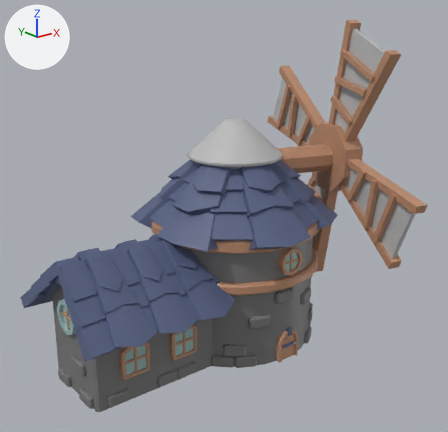
Renders of the FBX model public/data/asset-resources/Windmill.fbx from each side of a commit.
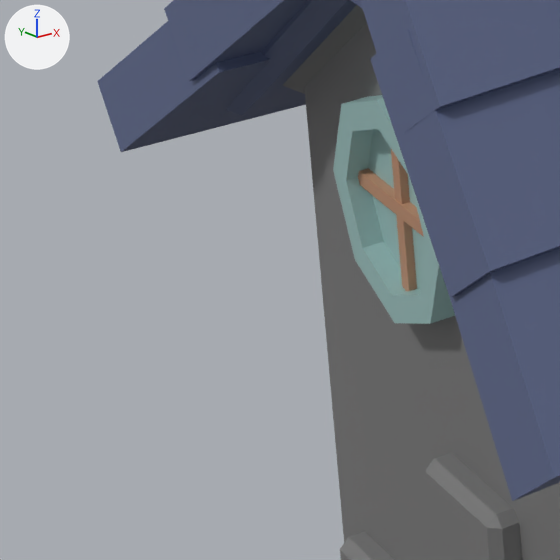
Each version appears first whole from a 50 mm camera at (-4.06, -4.81, 3.31) aimed at (-0.41, -0.26, 1.49), and next in a close-up on the part from 1% to 21% of the width and 66% to 86% of the height. Every picture has the same lights, and +X, +Y and +Z are marked at upper left. Where no turn or scale is listed for an object, it has been applied to the vertices.

The first close-up shows 'Windmill'.
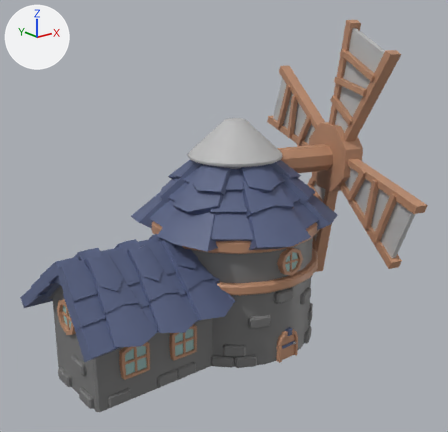
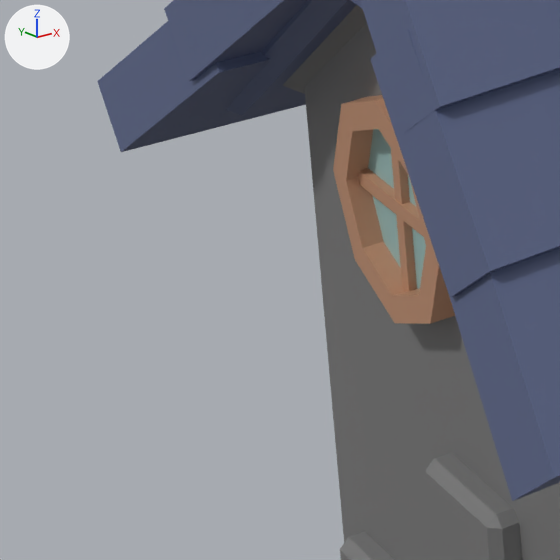
Where the newer file only moved an object's origin or applied its transform, the numbers keep the older frame.

Diff of the bpy script that builds the scene:
```diff
--- a/public/data/asset-resources/Windmill.fbx.py
+++ b/public/data/asset-resources/Windmill.fbx.py
@@ me_mesh @@
 me_mesh.from_pydata(...)  # 2562 vertices, 2088 faces; spans x -1.85..1.85, y -1.43..1.43, z -1.67..1.67
 # used by ob_windmill; location = (-0.314, -0.264, 1.666)
+# me_mesh part 1: 24 of the faces centred in x -1.69..-1.66, y 0.16..0.45, z -1.04..-0.75 switch from mat_glass (cyan #98bcb9) to mat_wood (brown #bc8c6d)
 me_mesh.materials.append(mat_roof_mat)
```

Pixel boxes (x1, y1, x2, y2) of what changed, in the close-ups (560 x 560 px):
part 1 of me_mesh, recoloured (cyan to brown): (333, 95, 455, 324) in both
